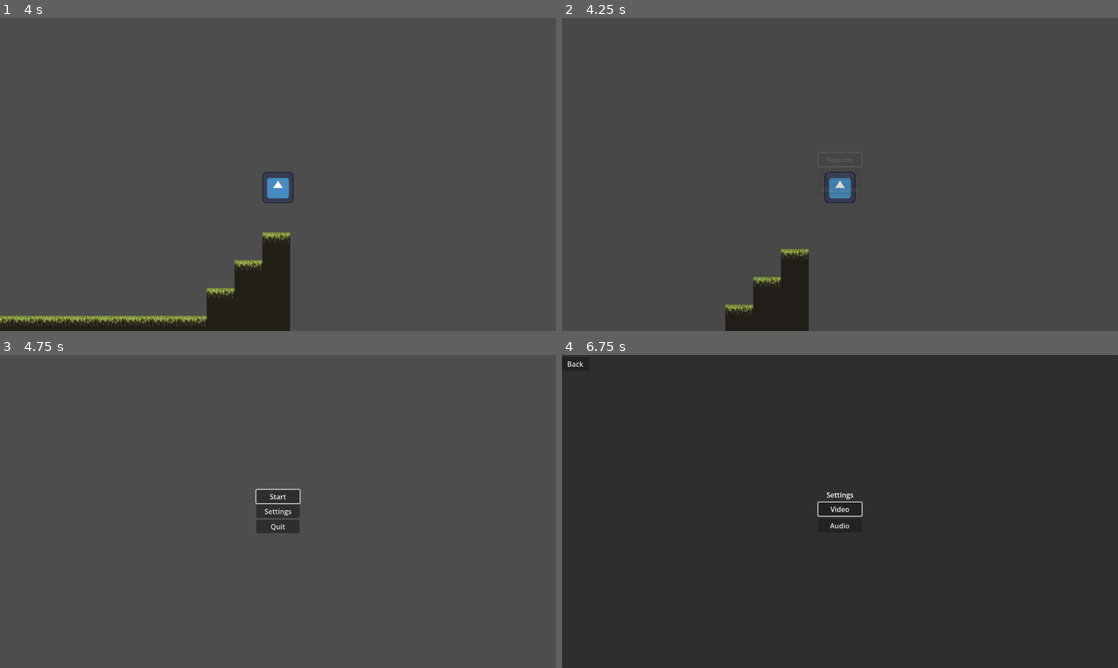
Above: before the commit, frames 1-4 (two rows, left to right).
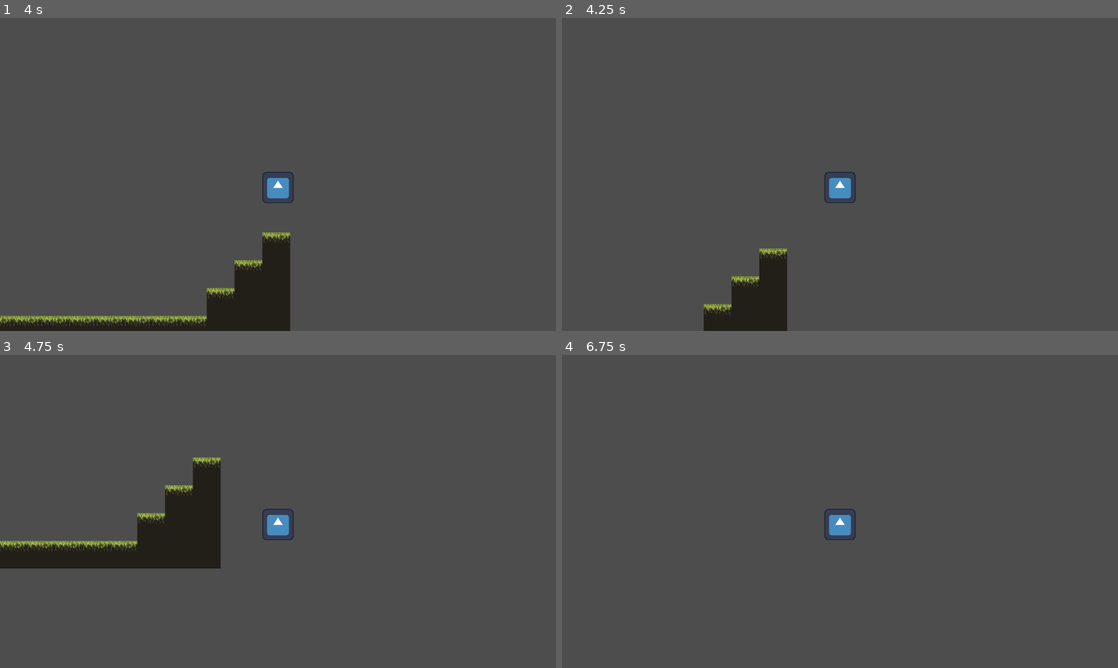
Above: after the commit, the same moments.

Repository: carolinalimaal/ego-ggj
Game: Godot game, scene res://scenes/fases/teste.tscn
Same seed, same stepped clock (60 frames per second), same inputs: the game is played once before the commit and once after it. The engine's default icon, where the game draws it, is replaced by a stand-in: a white triangle on a blue panel in a dark square.
Inputs (mouse positions are in pixels of both pictures, inside the frame that each line leads up to):
- Up to frame 1 (4 s): tap Enter at 0.5 s; hold D (Right) 0.53-2.03 s; tap Space (Jump) at 0.77, 1.52, 3.02, 3.77 s; hold A (Left) 2.03-2.78 s; hold D (Right) from 2.78 s (still down)
- Up to frame 2 (4.25 s): keep holding D (Right); tap Escape (Pause) at 4.15 s
- Up to frame 3 (4.75 s): release D (Right) at 4.25 s; click (278, 527) at 4.25 s, where only the run before the commit has a clickable "Main Menu"
- Up to frame 4 (6.75 s): click (840, 495) at 5 s, where only the run before the commit has a clickable "Start"; click (840, 495) at 5.75 s, where only the run before the commit has a clickable "Start"; click (840, 511) at 6.5 s, where only the run before the commit has a clickable "Settings"

Frame 1 is identical in both runs. In frame 2, 2.4% of the frame differs, in the area x 25-52%, y 51-100%; in frame 3, 7.3%; in frame 4, 100%, in the area x 0-100%, y 0-100%.

Commit message:
fix: correção na posição do botão back

Diff:
--- a/global-game-jam/globals/gui_autoload.gd
+++ b/global-game-jam/globals/gui_autoload.gd
@@ -1,8 +1,8 @@
 extends CanvasLayer
 
-var gui_components : Dictionary = {
-	"pause_menu" : "uid://couqdco7mtoxw"
-}
+#var gui_components : Dictionary = {
+	#"pause_menu" : "uid://couqdco7mtoxw"
+#}
 
 var resolutions = {
 	"3840 x 2160": Vector2i(3840,2160),
@@ -16,11 +16,11 @@
 	"800 x 600": Vector2i(800,600)
 }
 
-func _ready() -> void:
-	for i in gui_components:
-		var new_scene = load(gui_components[i]).instantiate()
-		add_child(new_scene)
-		new_scene.hide()
+#func _ready() -> void:
+	#for i in gui_components:
+		#var new_scene = load(gui_components[i]).instantiate()
+		#add_child(new_scene)
+		#new_scene.hide()
 
 func center_window() -> void:
 	var screen_center = DisplayServer.screen_get_position() + DisplayServer.screen_get_size() / 2
--- a/global-game-jam/ui/main_menu/main_menu.gd
+++ b/global-game-jam/ui/main_menu/main_menu.gd
@@ -1,7 +1,7 @@
 extends Control
 
 @onready var main_menu_buttons: VBoxContainer = $Menu
-@onready var settings_menu: Control = $SettingsMenu # Arraste sua nova cena para cá
+@onready var settings_menu: Control = $SettingsMenu
 
 @onready var start_button: Button = $Menu/Control/Start
 @onready var settings_button: Button = $Menu/Control2/Settings
--- a/global-game-jam/ui/pause_menu/pause_menu.gd
+++ b/global-game-jam/ui/pause_menu/pause_menu.gd
@@ -1,7 +1,7 @@
 extends Control
 
 @onready var pause_panel: Panel = $Panel
-@onready var settings_menu: Control = $SettingsMenu # Arraste a cena reutilizável para o tscn do pause
+@onready var settings_menu: Control = $SettingsMenu
 
 @onready var resume_button: Button = $Panel/Menu/Control/Resume
 @onready var settings_button: Button = $Panel/Menu/Control2/Settings
--- a/global-game-jam/ui/pause_menu/pause_menu.tscn
+++ b/global-game-jam/ui/pause_menu/pause_menu.tscn
@@ -133,4 +133,5 @@
 
 [node name="SettingsMenu" parent="." unique_id=1890138561 instance=ExtResource("2_jbgdu")]
 process_mode = 3
+visible = false
 layout_mode = 1
--- a/global-game-jam/ui/settings_menu/settings_menu.tscn
+++ b/global-game-jam/ui/settings_menu/settings_menu.tscn
@@ -176,12 +176,14 @@
 layout_mode = 2
 
 [node name="Control" type="Control" parent="Panel" unique_id=1090135629]
-visible = false
 custom_minimum_size = Vector2(61, 31)
 layout_mode = 1
-anchors_preset = 0
-offset_right = 61.000004
-offset_bottom = 40.0
+anchor_left = 0.005
+anchor_top = 0.01
+anchor_right = 0.005
+anchor_bottom = 0.01
+offset_right = 61.0
+offset_bottom = 31.0
 
 [node name="Back" type="Button" parent="Panel/Control" unique_id=1852090871]
 custom_minimum_size = Vector2(62, 31)
